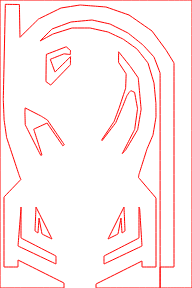
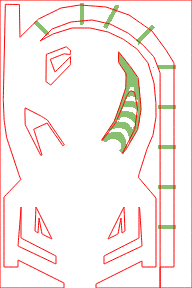
Layers edited between the first and the second 192 x 288 image:
renamed "Layer 12" to "Layer 14", showed it, painted on it over 34, 3, 176, 229
